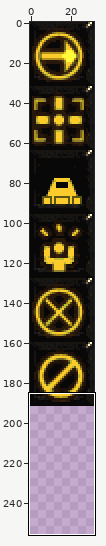
Sprite sheet: AlgoCraft/res/textures/accionesTerran.png. Above, an overview of the earlier version with the close-up marked.
Close-up. Earlier state:
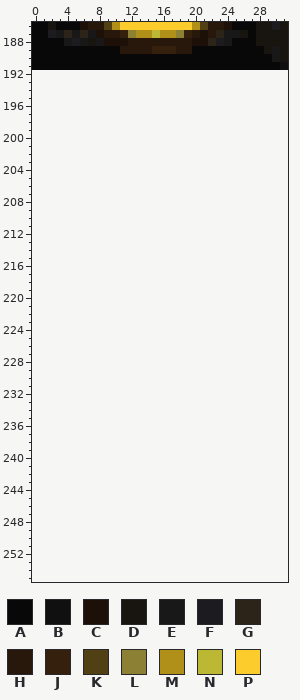
The file is 32x192 pixels. Colours within 5 levels of each other are drawn and written as one. Shown: x 0..31, y 186..255. The old version is drawn lined up with the new one, on the new canvas.
Palette (. is transparent): A #080808  B #101010  C #1c1008  D #181410  E #181818  F #1c1c20  G #2c2418  H #28180c  J #34200c  K #504014  L #8c8034  M #b09018  N #bcb834  P #fccc2c
Pixels before, first column x 0:
186 AADAAACHHKMPPPPPPPPPMKHHCAAADDFD
187 AAFEGEGECHHJLMMNMMLJHCHGEEDADDDD
188 AAAAEFEDECCCHHHHHHHHCCGFEAAADDDD
189 AAAAAAAAAAAHHHHJJJHHAAAAAAAAADED
190 AAAAAAAAAAAAAAAAAAAAAAAAAAAAAAED
191 AAAAAAAAAAAAAAAAAAAAAAAAAAAAAAAB
The result:
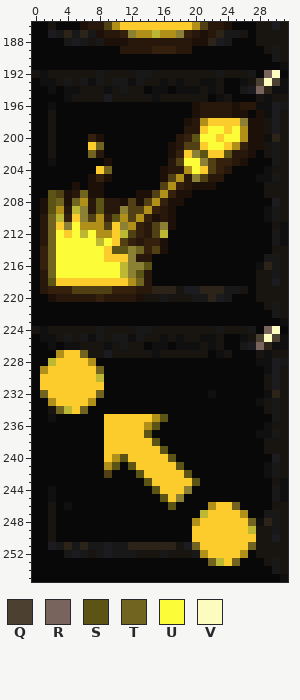
Colours new in this view: Q #4c4030  R #78645c  S #5c5414  T #706420  U #fcfc38  V #fcfcc0
The edit:
canvas 32x192 -> 32x256
Changed rows in their new state; - is an unchanged pixel.
first column x 0:
192 DBDDDDDDEDDDDEEDDDDDDDDEDDDEARVA
193 ABBDEDEBEDEEBEDDBDBDDBBDAABDQVQB
194 AABABBDDDBDEDDABBABBBDBDAAEFRGBB
195 AAAABDDDDFDDDDDBDDDDDDABDAAADBDD
196 AABAAAAAAAAAAAAAAAAACHHHHCHHBBFE
197 AADAAAAAAAAAAAAAAAAACHHHHCCACBFD
198 AADAAAAAAAAAAAAAAAACHMPPPPLCCDFD
199 AADAAAAAAAAAAAAAAAAHHPUUPUMCCDFD
200 AADAAAAJCAAAAAAAAAHJSUUPUUMCCBGD
201 AADAAAAPTAAAAAAAACHKKPUUPMJCCDED
202 AADAAAATHAAAAAAAACJPLSPPSHHCADED
203 AABAAAAAACAAAAAAAHKUULKJJHCAAAED
204 AAAAAAAAPTAAAAAACHHMUPKJHAAAABDD
205 AAAAAAACJCAAAAAACKMHLKHHAAAABBED
206 AAAAACACCAAAAAAAKMJHCCCAAAAAADDD
207 AASKCHTCCAAAACCKMJCCAAAAAAAAADDD
208 ACSTCTMHSHHCKCKMJCCAAAAAAAAAAAFD
209 ACSMHNLHSHHLKKMJHCAAAAAAAAAAABED
210 AHTNJPLKMJSMKMJCHCAAAAAAAAAAABED
211 AHTPLUMMMKPLMJHKLCAAAAAAAAAAAADB
212 AHTUPUNUMMPNKJHKNAAAAAAAAAAAAAEB
213 AHTUUUUUNUPKJHJJCAAAAAAAAAAAAAEB
214 AJTUUUUUUPSSLTJKCAAAAAAAAAAAAADD
215 AJTUUUUUUPPPLHHAAAAAAAAAAAAAAEED
216 AJTUUUUUUUUNLLSAAAAAAAAAAAAABGED
217 AHTUUUUUUUUNLSHAAAAAAAAAAAAADDED
218 AHSPPPPPPPPPMTHAAAAAAAAAAAAADDFD
219 AHJJJKKKKKJJJHHGGGDFFGGGEEDADDDD
220 AACHHHHHJHHHHCDDEDDDEEGFEAAADDDD
221 AAAAAAAAAAAAAAAAAAAAAAAAAAAAADED
222 AAAAAAAAAAAAAAAAAAAAAAAAAAAAAAED
223 AAAAAAAAAAAAAAAAAAAAAAAAAAAAAAAB
224 DBDDDDDDEDDDDEEDDDDDDDDEDDDEARVA
225 ABBDEDEBEDEEBEDDBDBDDBBDAABDQVQB
226 AABABBDDDBDEDDABBABBBDBDAAEFRGBB
227 AAAMPPTDDFDDDDDBDDDDDDABDAAADBDD
228 AANPPPPMAAAAAAAAAAAAAAAAAAAABBFE
229 AMPPPPPPTAAAAAAAAAAAAAAAAAAAABFD
230 APPPPPPPNAAAAAAAAAAAAAAAAAAAADFD
231 APPPPPPPPAAAAAAAAAAAAAAAAAAAADFD
232 ATPPPPPPTAAAAAAAAAAAAABAAAAAABGD
233 AAMPPPPMAAAAAAAAAAAAAAAAAAAABDED
234 AADTNPTAAAAAAAAAAAAAAAAAAAAAADED
235 AABAAAAAAPPPPPPMSAAAAAAAAAAAAAED
236 AAAAAAAAAPPPPPMSAAAAAAAAAAAAABDD
237 AAAAAAAAAPPPPPSAAAAAAAAAAAAABBED
238 AAAAAAAAAPPPPPPSAAAAAAAAAAAAADDD
239 AAAAAAAAAPPPPPPPSAAAAAAAAAAAADDD
240 AAAAAAAAAPMSPPPPPSAAAAAAAAAAAAFD
241 AAAAAAAAAMSASPPPPPSAAAAAAAAAABED
242 AAAAAAAAAKAAASPPPPPSAAAAAAAAABED
243 AAAAAAAAAAAAAASPPPPPSAAAAAAAAADB
244 AABAAAAAAAAAAAASPPPLAAAAAAAAAAEB
245 AABAAAAAAAAAAAAASPLAAAAAAAAAAAEB
246 AADABAAAAAAAAAAAASAAAAMPPTAAAADD
247 AADAAAAAAAAAAAAAAAAAANPPPPMAAEED
248 AADAAAAAAAAAAAAAAAAAMPPPPPPTBGED
249 AADAAAAAAAAAAAAAAAAAPPPPPPPNDDED
250 AADAAAAAAAAAAAAAAAAAPPPPPPPPDDFD
251 AAFEGEGEEFEEGGGGGGDFTPPPPPPTDDDD
252 AAAAEFEDEFEEEDDDEDDDEMPPPPMADDDD
253 AAAAAAAAAAAAAAAAAAAAAATNPTAAADED
254 AAAAAAAAAAAAAAAAAAAAAAAAAAAAAAED
255 AAAAAAAAAAAAAAAAAAAAAAAAAAAAAAAB
Changed places in both close-ups, as pixel boxes (x1, y1, x2, y2):
added: (32, 70, 288, 582)
